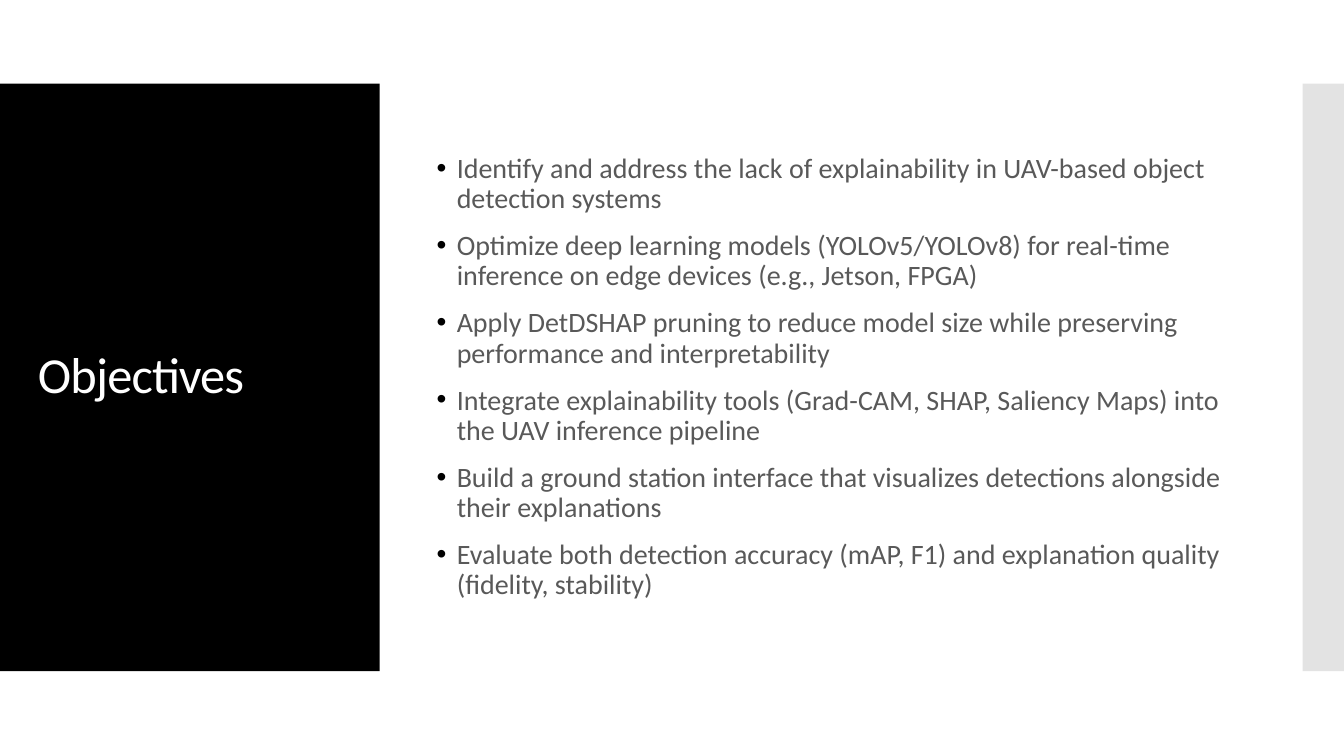
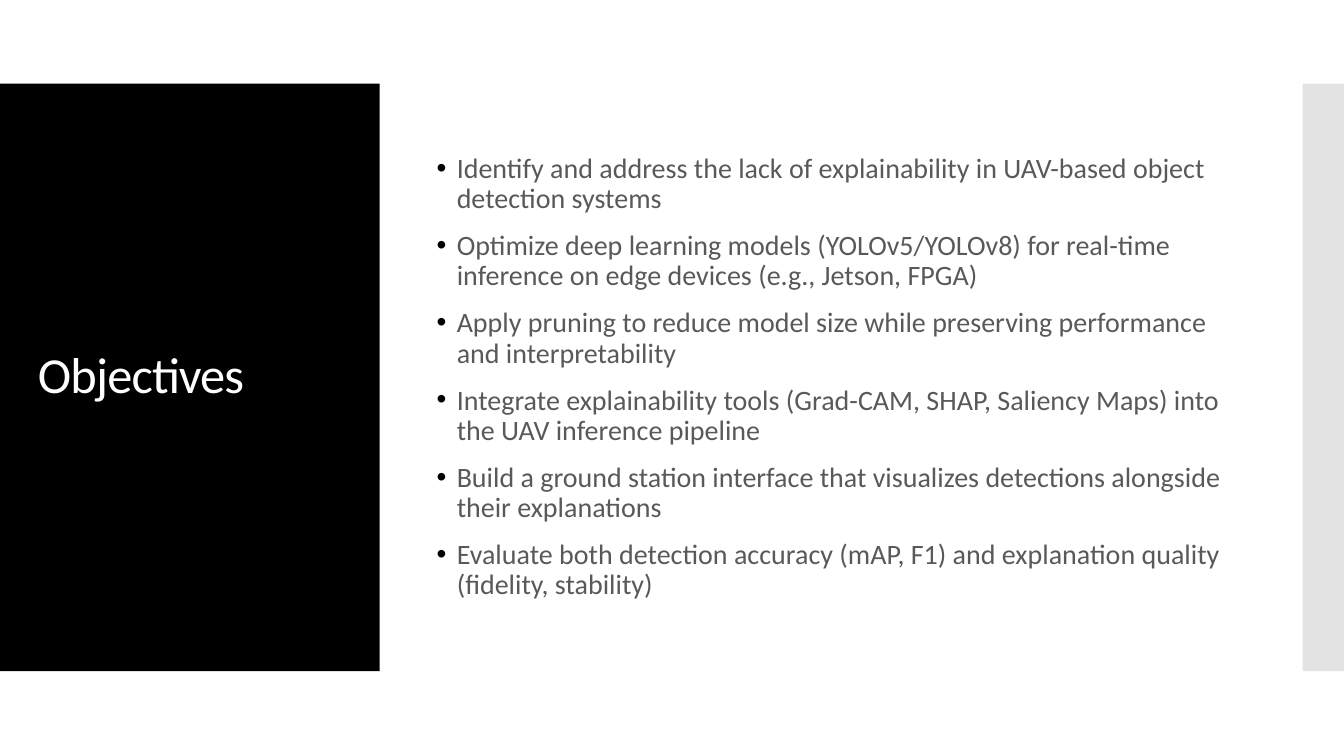
Before and after one commit to HakshayReddyKana/Capstone, a slide deck: slide 4 of Review-1.pptx. Drawn at 1344x756 pixels with LibreOffice and Linux fonts; fonts in the diff are those of the drawing. Boxes give left, top, right and bottom in pixels: in the first picture for what was removed or moved away, otherwise in the second. Text is boxed around its words. In the diff, an @@ line names an element or a change of style, - is before the commit and + after.

```diff
--- a/Review-1.pptx
+++ b/Review-1.pptx
@@ text at [457, 312, 1206, 368]: text changed @@
-• Apply DetDSHAP pruning to reduce model size while preserving performance and interpretability
+• Apply pruning to reduce model size while preserving performance and interpretability
```
Also in this commit, not shown: 4 other slides changed, 50 other files.
